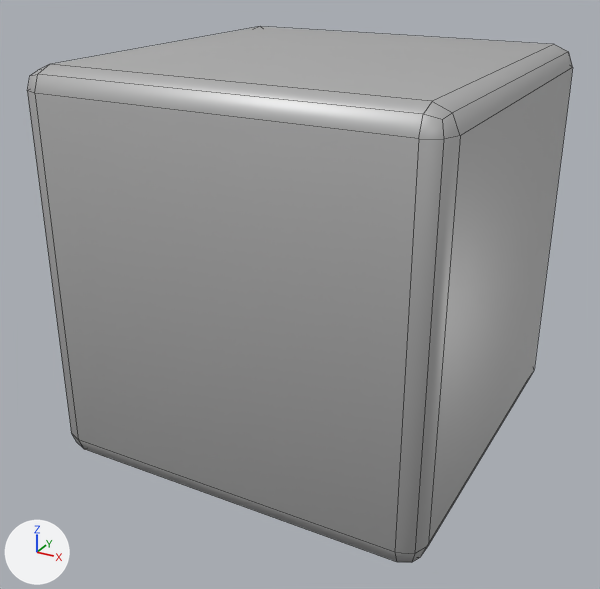
Before and after pictures for a commit that changed the Blender file Assets/Models/dice-sixsided.blend.
Both versions are drawn from a 50 mm camera at (0.189, -0.366, 0.154) aimed at (-0.005, -0.014, -0.022). The axes (+X, +Y, +Z) are drawn at lower left. The lights are the same throughout. Mesh edges are drawn as thin lines.

The scene before the commit, as lines of its bpy script (objects in view):
```python
mat_dicematerial = principled_material('DiceMaterial')
mat_dicematerial.base_color = (0.5, 0.5, 0.5)  # grey #bcbcbc
mat_dicematerial.metallic = 0.346
me_cube = bpy.data.meshes.new('Cube')
me_cube.from_pydata(...)  # 56 vertices, 54 faces; spans x -0.1..0.1, y -0.1..0.1, z -0.1..0.1
me_cube.polygons.foreach_set('use_smooth', [True] * 54)
me_cube.materials.append(mat_dicematerial)  # grey #bcbcbc
ob_dice = bpy.data.objects.new('Dice', me_cube)
ob_dice.location = (0.0, 0.0, 0.0)
```
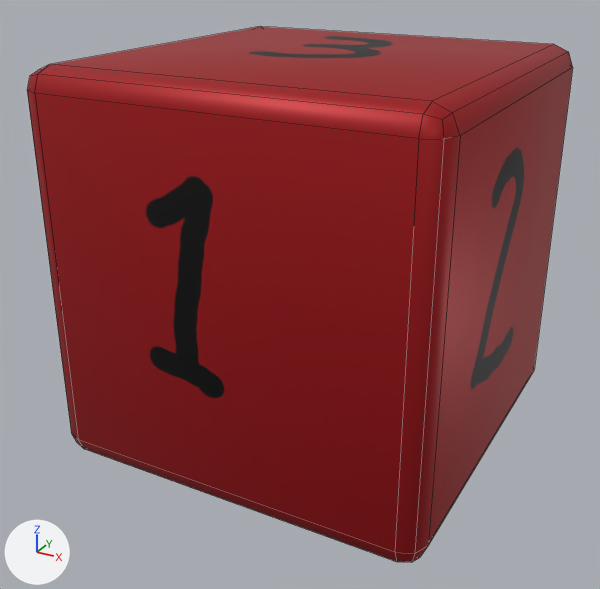
Where the change shows, as pixel boxes [x1, y1, x2, y2] in the pictures (600 x 589 px):
```json
{"object": "Dice", "change": "surface changed", "before": [27, 27, 573, 562], "after": [27, 27, 573, 562], "on screen": "grey to red"}
```

Scene script edits in JSON lines:
```json
{"op": "add", "block": "img_normal_sixsided_dice", "code": ["img_normal_sixsided_dice = load_image('Normal-sixsided-dice', 'Normal-sixsided-dice.png', 1024, 1024, 'sRGB')"]}
{"op": "remove", "block": "mat_dicematerial", "code": "mat_dicematerial.base_color = (0.5, 0.5, 0.5)  # grey #bcbcbc"}
{"op": "add", "block": "mat_dicematerial", "code": "mat_dicematerial.texture = img_normal_sixsided_dice"}
```
